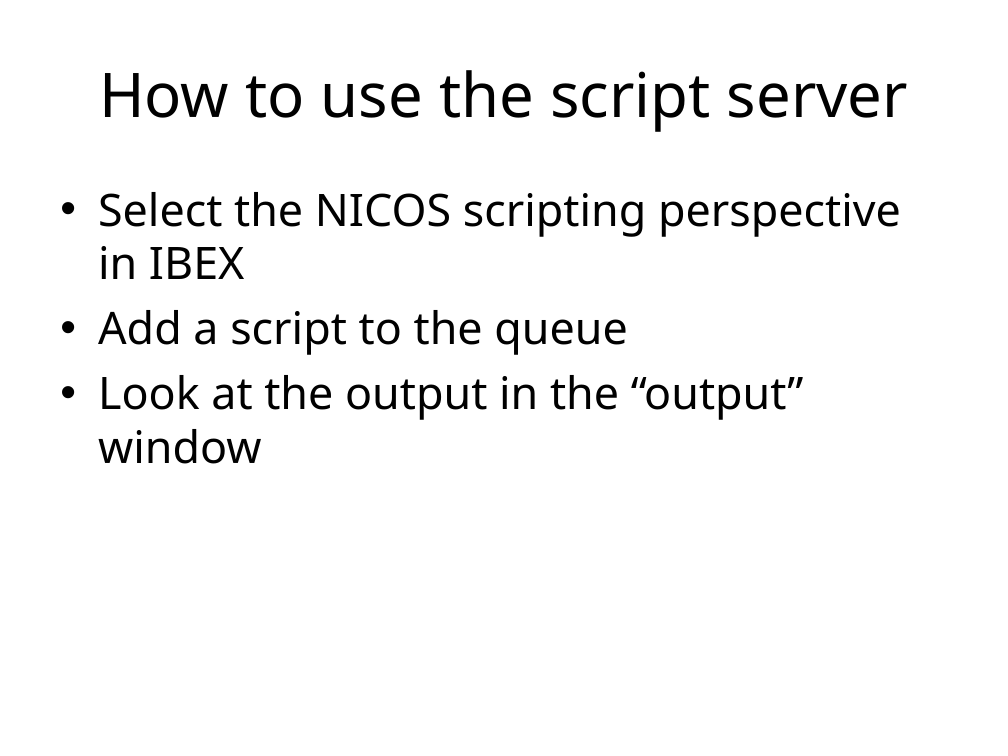
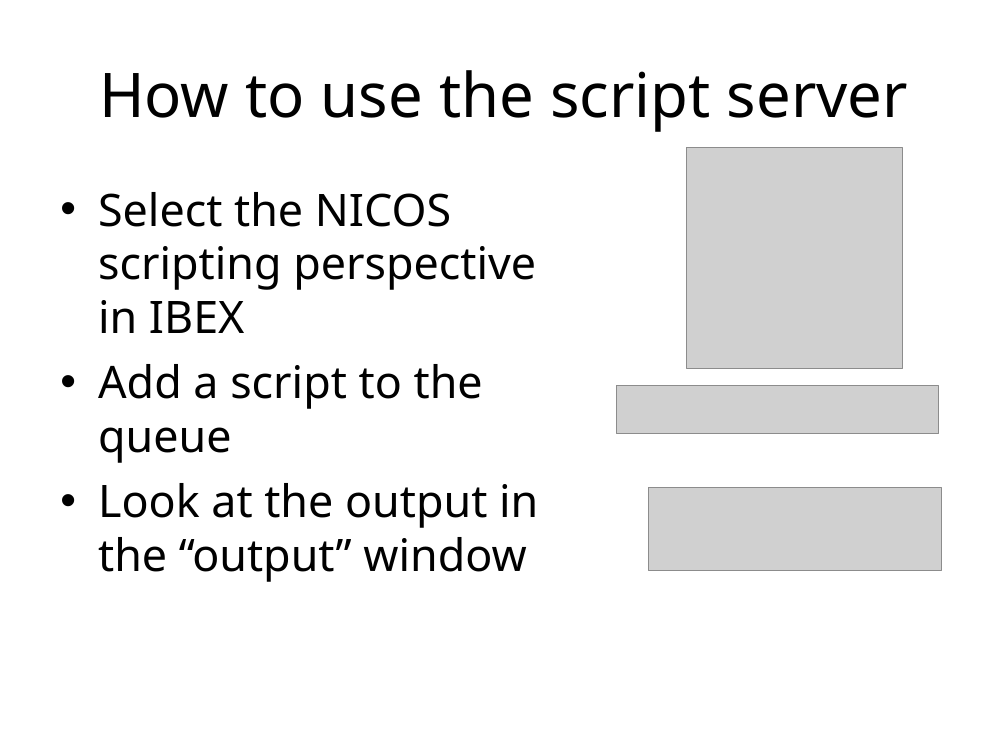
Before and after one commit to ISISComputingGroup/ibex_user_manual, a slide deck: slide 6 of nicos_changes.ppt. Drawn at 1008x756 pixels with LibreOffice and Linux fonts; fonts in the diff are those of the drawing; grey boxes stand for pictures; background and template pictures are left out. Boxes give left, top, right and bottom in pixels: in the first picture for what was removed or moved away, otherwise in the second. Text is boxed around its words. In the diff, an @@ line names an element or a change of style, - is before the commit and + after.

Commit message:
Update nicos ppt

```diff
--- a/nicos_changes.ppt
+++ b/nicos_changes.ppt
@@ picture added at bbox=[686, 148, 903, 369] @@
@@ text "Select the NICOS scripting perspective ..." rewrapped from bbox=[98, 192, 901, 464] to bbox=[98, 192, 538, 582] @@
@@ picture added at bbox=[617, 386, 939, 433] @@
@@ picture added at bbox=[648, 488, 941, 571] @@
```
Also in this commit, not shown: 1 other slide changed.
